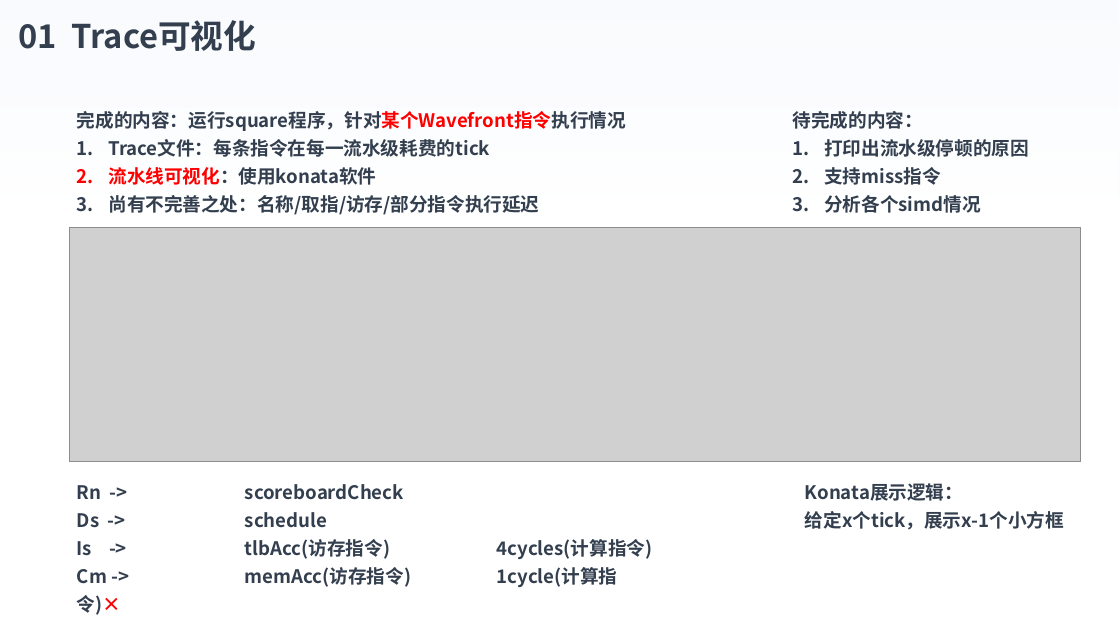
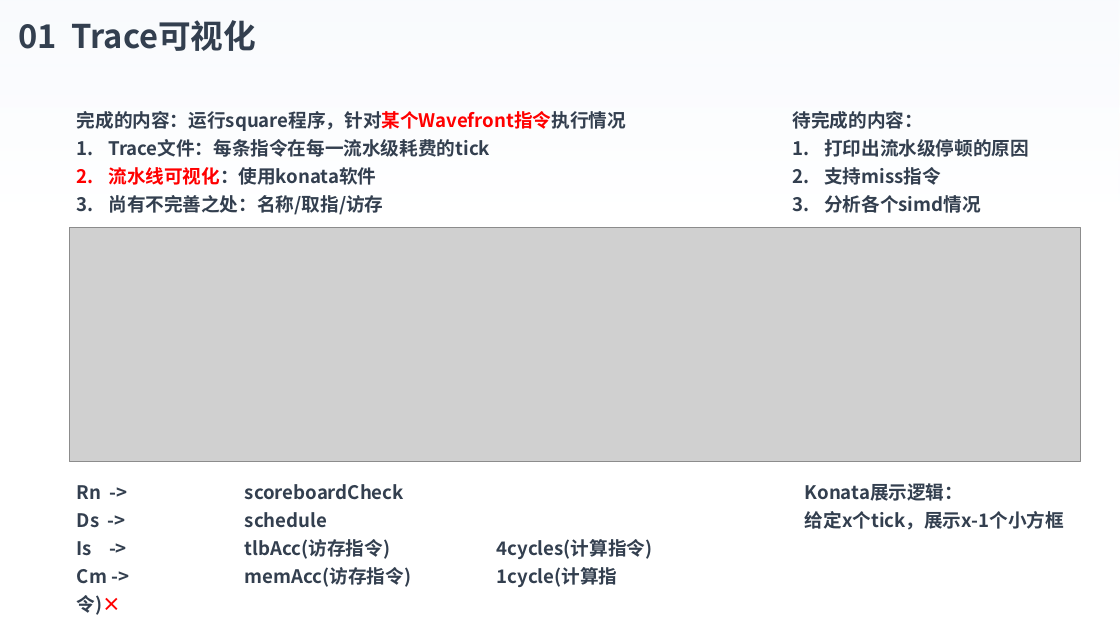
Before and after one commit to luot-ai/workspace, a slide deck: slide 2 of AA/gpu/GEM5/PPT/Gem5-GPU_4.pptx. Drawn at 1120x630 pixels with LibreOffice and Linux fonts; fonts in the diff are those of the drawing; grey boxes stand for pictures; background and template pictures are left out. Boxes give left, top, right and bottom in pixels: in the first picture for what was removed or moved away, otherwise in the second. Text is boxed around its words. In the diff, an @@ line names an element or a change of style, - is before the commit and + after.

```diff
--- a/AA/gpu/GEM5/PPT/Gem5-GPU_4.pptx
+++ b/AA/gpu/GEM5/PPT/Gem5-GPU_4.pptx
@@ text at <box>108,195,383,215</box>: text changed @@
-3. 尚有不完善之处：名称/取指/访存/部分指令执行延迟
+3. 尚有不完善之处：名称/取指/访存
```
Also in this commit, not shown: 2 other slides changed, 1 slide removed, 30 other files.
